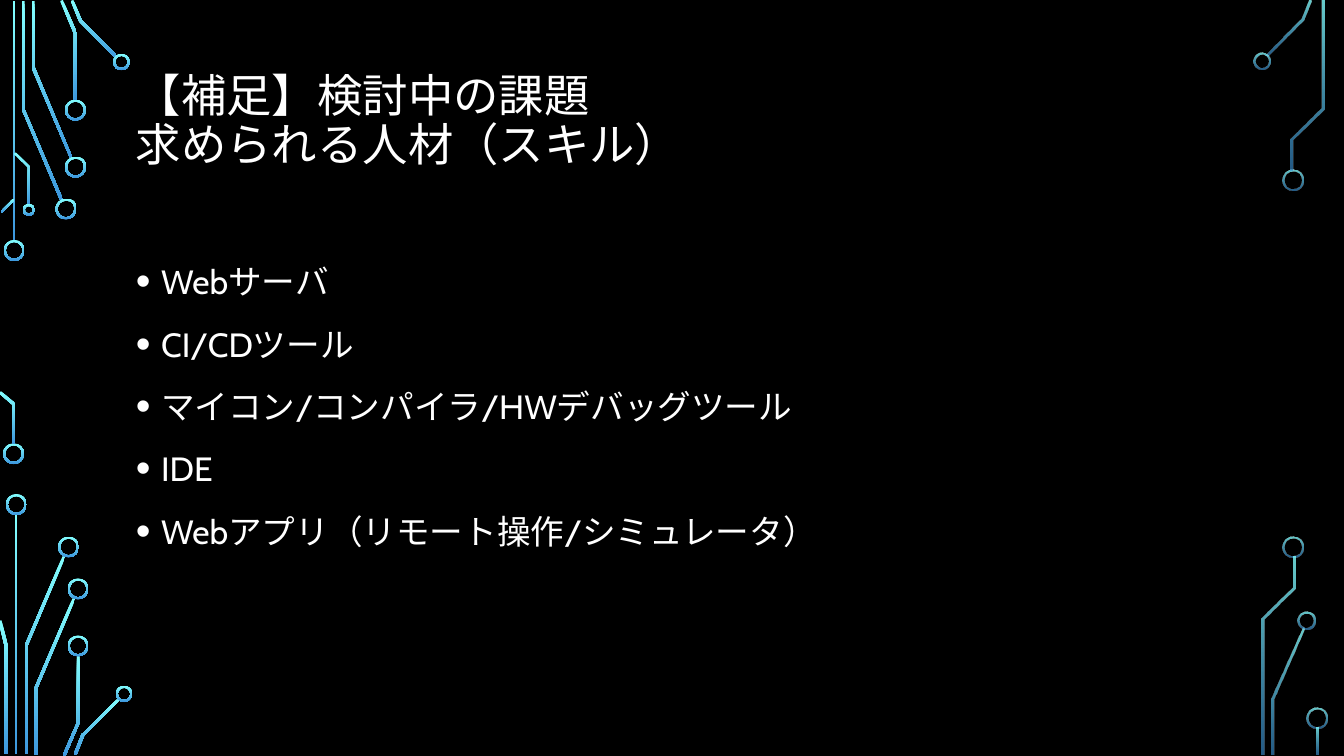
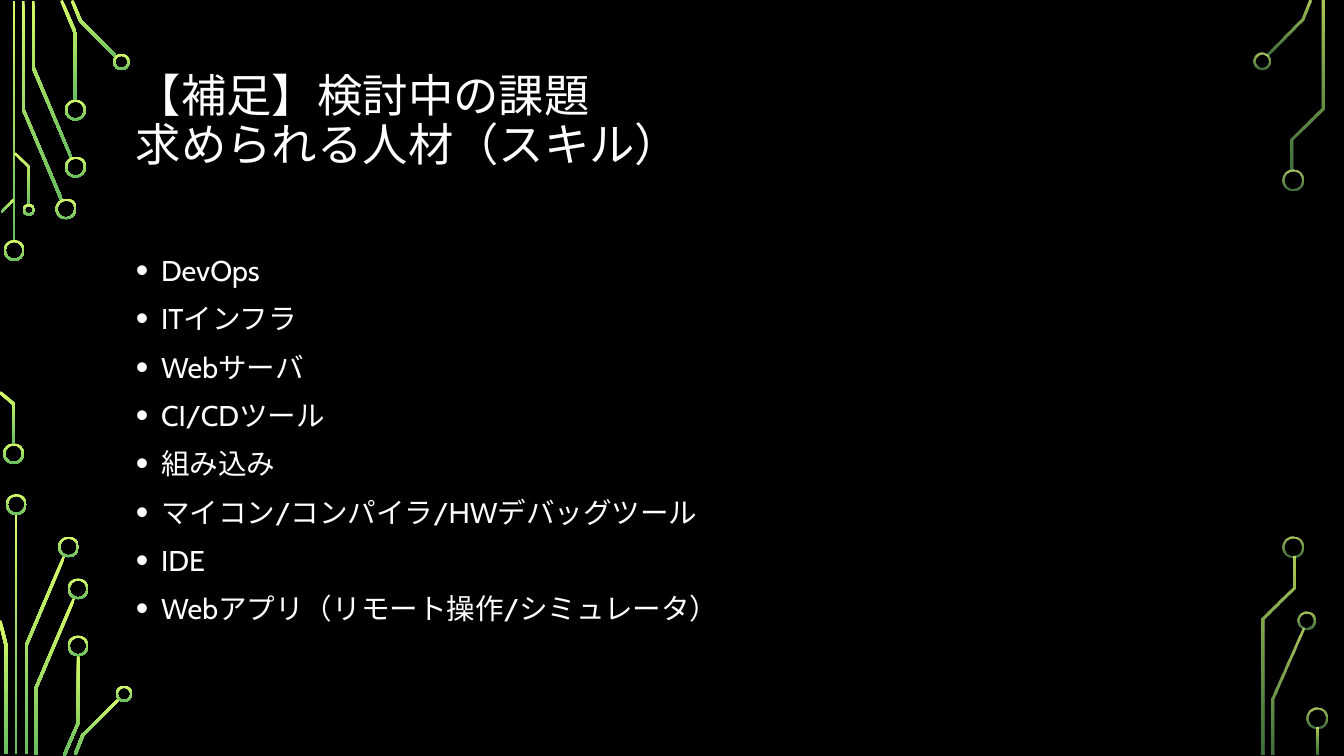
Before and after one commit to SITH-YN/PythonTool, a slide deck: slide 26 of Temp/39期ビジネスアイディア.pptx (slide 25 before the commit). Drawn at 1344x756 pixels with LibreOffice and Linux fonts; fonts in the diff are those of the drawing; background and template pictures are left out. Boxes give left, top, right and bottom in pixels: in the first picture for what was removed or moved away, otherwise in the second. Text is boxed around its words. In the diff, an @@ line names an element or a change of style, - is before the commit and + after.

```diff
--- a/Temp/39期ビジネスアイディア.pptx
+++ b/Temp/39期ビジネスアイディア.pptx
@@ fill gradient #82FFFF to #3D97DE to gradient #D8FC68 to #66BD5F in 36 elements at (4,240,25,261), (3,444,24,465), (22,1,63,201), (55,199,77,220), (31,1,72,158), (60,0,78,101), (65,156,86,177), (65,100,86,121), (71,0,117,58), (113,53,131,70), (1,199,15,213), (0,391,15,445), (14,152,30,205), (22,204,34,216), (15,514,18,755), (24,556,65,754), (6,494,27,515), (0,620,7,754), (58,536,80,558), (34,598,76,755), (63,655,80,756), (68,579,89,600), (68,635,89,656), (74,698,120,755), (116,686,133,702), (1266,0,1313,56), (1253,52,1270,70), (1282,169,1304,191), (1271,628,1305,755), (1299,612,1316,629), (1292,1,1325,171), (1284,536,1305,558), (1261,557,1296,755), (1307,708,1328,729), (1317,727,1320,755), (12,1,15,242) @@
@@ text at (161,260,297,330): paragraphs added @@
+• DevOps
+• ITインフラ
@@ text at (161,354,718,622): size 24 to 20.4 pt in "Webサーバ", "CI/CDツール", "マイコン/コンパイラ/HWデバッグツール", "IDE" and 1 more places; line spacing 1.2 to 1 @@
@@ text at (161,450,275,477): paragraph added @@
+• 組み込み
```
Also in this commit, not shown: 25 other slides changed.
